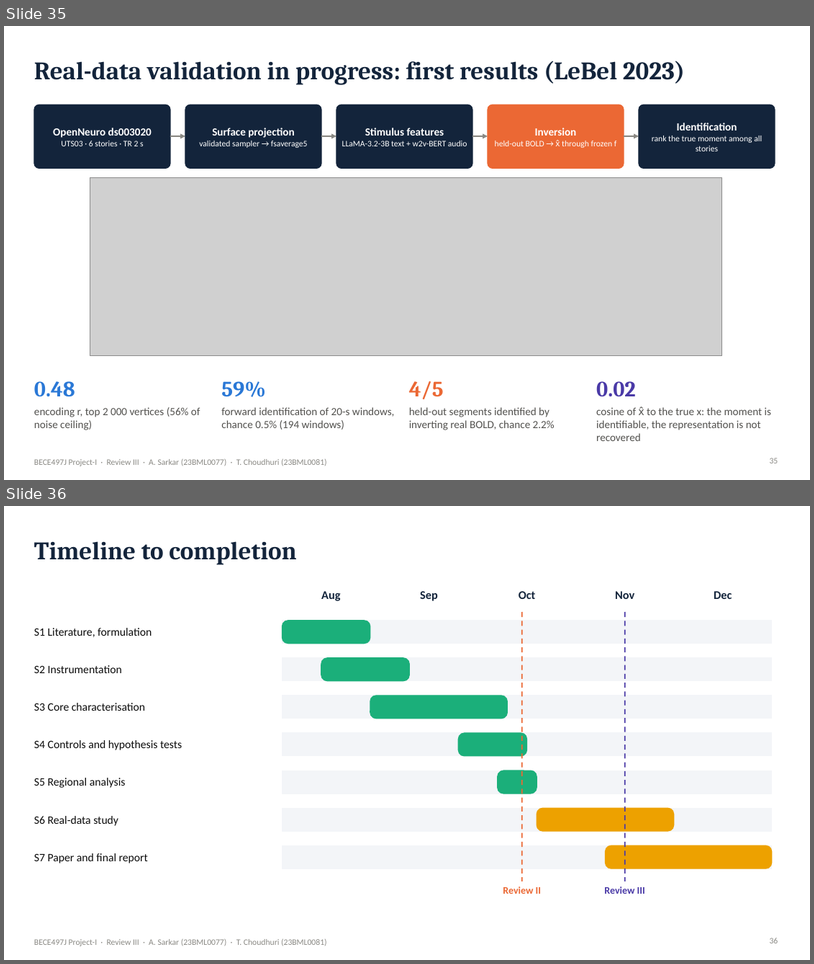
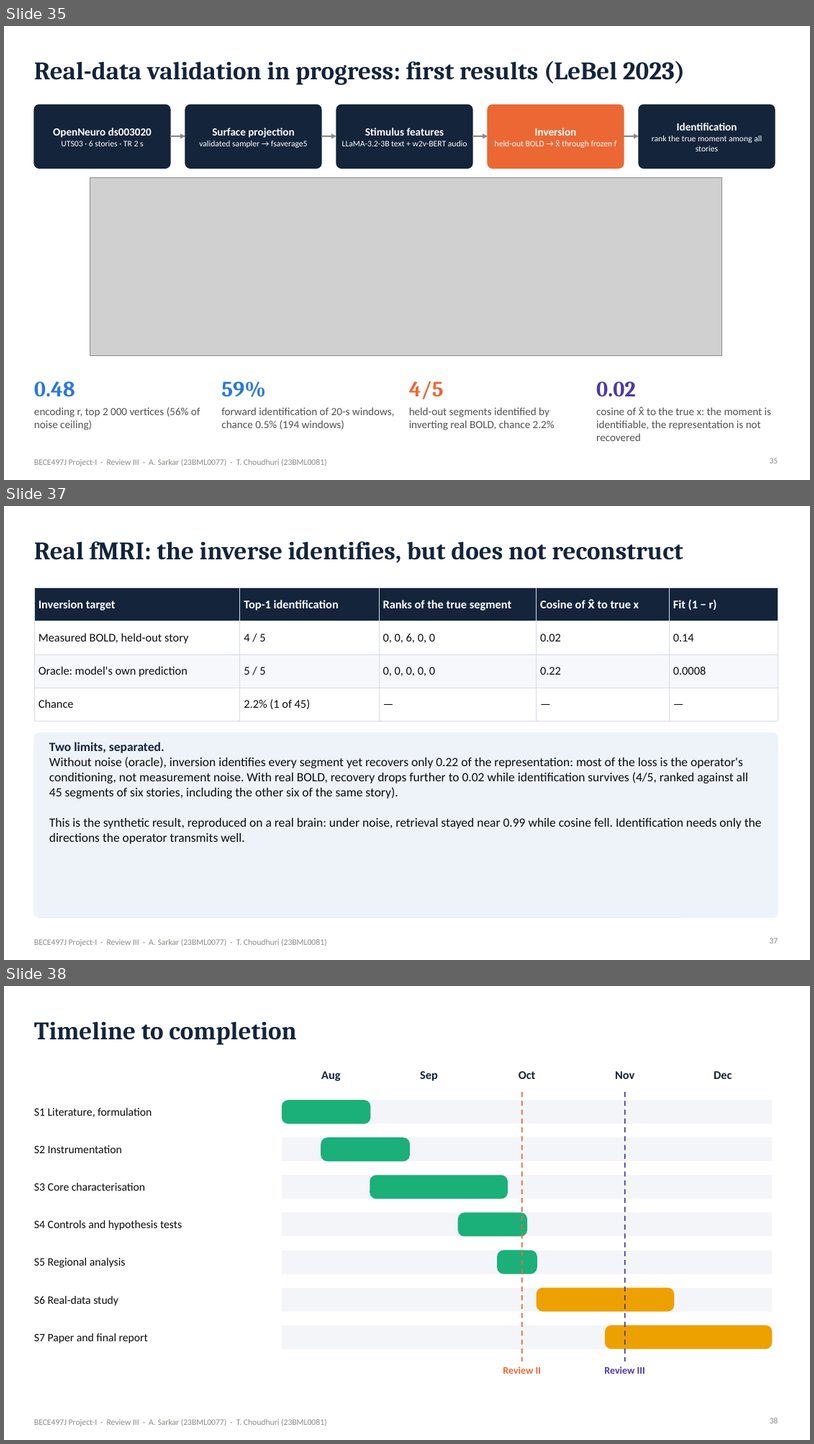
Before and after one commit to Ivxn404/semantic-decoding-tribe-inversion, a slide deck: deck/Review3_Sarkar_Choudhuri.pptx. Shown one above the other, each under a label of ours: slides 35 and 36 before the commit, slides 35, 37 and 38 after it; the slides between them are not shown. The pictures are 814x964 and 814x1444 pixels, drawn with LibreOffice and Linux fonts; fonts in the diff are those of the drawing; grey boxes stand for pictures. Boxes give left, top, right and bottom in pixels: in the first picture for what was removed or moved away, otherwise in the second. Text is boxed around its words. In the diff, an @@ line names an element or a change of style, - is before the commit and + after.

Commit message:
Update Review II and Review III decks with additional results

```diff
--- a/deck/Review3_Sarkar_Choudhuri.pptx
+++ b/deck/Review3_Sarkar_Choudhuri.pptx
@@ slide 37 added at [4, 506, 810, 960], background #FFFFFF; not listed: 1 template element that a slide beside it also shows @@
@@ title added at [34, 541, 684, 563], 30 pt, text #13243B, bold @@
+Real fMRI: the inverse identifies, but does not reconstruct
@@ table added at [34, 587, 778, 712], 4 rows, 5 columns @@
+Inversion target | Top-1 identification | Ranks of the true segment | Cosine of x̂ to true x | Fit (1 − r)
+Measured BOLD, held-out story | 4 / 5 | 0, 0, 6, 0, 0 | 0.02 | 0.14
+Oracle: model's own prediction | 5 / 5 | 0, 0, 0, 0, 0 | 0.22 | 0.0008
+Chance | 2.2% (1 of 45) | — | — | —
@@ rounded rectangle added at [34, 733, 778, 917], fill #EEF3F9, outline #EEF3F9 1 pt @@
@@ text added at [49, 741, 762, 844], 15 pt, text #0B0B0B @@
+Two limits, separated.
+Without noise (oracle), inversion identifies every segment yet recovers only 0.22 of the representation: most of the loss is the operator's conditioning, not measurement noise. With real BOLD, recovery drops further to 0.02 while identification survives (4/5, ranked against all 45 segments of six stories, including the other six of the same story).
+This is the synthetic result, reproduced on a real brain: under noise, retrieval stayed near 0.99 while cosine fell. Identification needs only the directions the operator transmits well.
@@ page number added at [770, 937, 779, 943], 10 pt, text #8A8984 @@
+37
@@ what was slide 36 is now slide 38 @@
```
Also in this commit, not shown: 1 slide changed, 1 other slide added, 3 other files.
